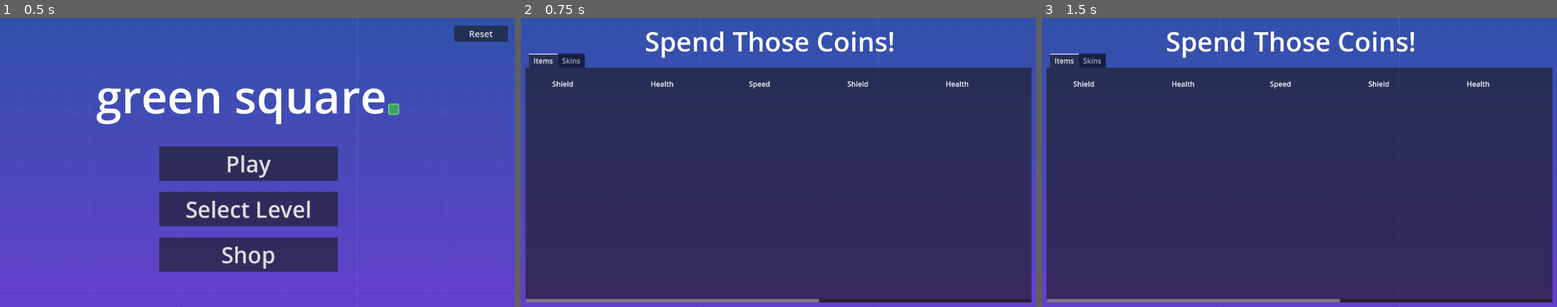
Above: before the commit, frames 1-3 (left to right).
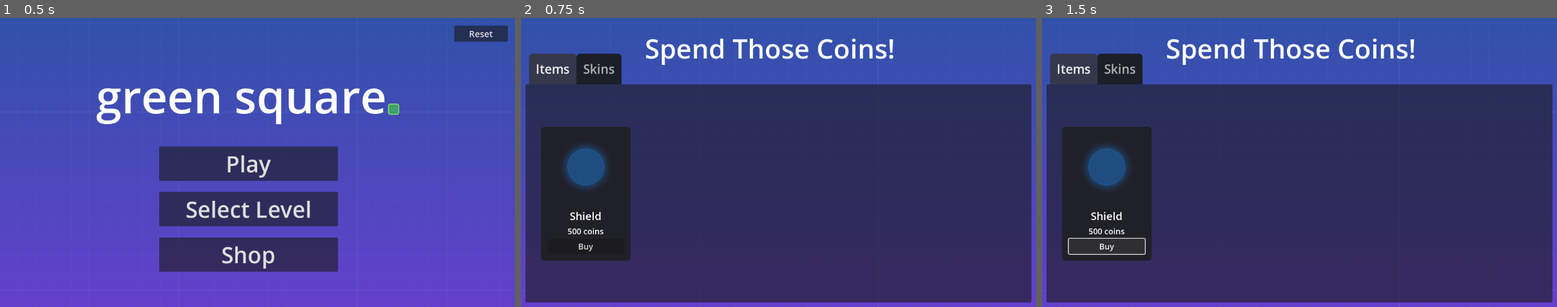
Above: after the commit, the same moments.

Repository: Aoshua/Geometric-2D-Platformer
Game: Godot game, scene res://src/ui/menus/main_menu.tscn
Two runs of this game, one before a commit and one after it. Both use one fixed random seed, a clock stepped at 60 frames per second and the inputs below. Sound files missing from this copy of the repository are replaced by a short silence.
Inputs (mouse positions are in pixels of both pictures, inside the frame that each line leads up to):
- Up to frame 1 (0.5 s): no input
- Up to frame 2 (0.75 s): click "Shop" at 0.5 s
- Up to frame 3 (1.5 s): click (1108, 246) at 1.25 s, where only the run after the commit has a clickable "Buy"

Frame 1 is identical in both runs. In frame 2, 17% of the frame differs, in the area x 0-100%, y 4-99%; in frame 3, 17%.

Commit message:
card looking good

Diff:
--- a/src/ui/menus/shop.tscn
+++ b/src/ui/menus/shop.tscn
@@ -1,10 +1,36 @@
-[gd_scene load_steps=4 format=3 uid="uid://edh5q37jsym4"]
+[gd_scene load_steps=8 format=3 uid="uid://edh5q37jsym4"]
 
 [ext_resource type="Script" path="res://src/ui/menus/shop.gd" id="1_0tgnb"]
 [ext_resource type="Texture2D" uid="uid://b7n1ifr3tdfcc" path="res://assets/background.png" id="2_pyi5n"]
+[ext_resource type="Texture2D" uid="uid://dbugxyfskhd5a" path="res://assets/force-field.png" id="3_6ovbw"]
 
 [sub_resource type="Theme" id="Theme_hek2r"]
 default_font_size = 102
+
+[sub_resource type="StyleBoxFlat" id="StyleBoxFlat_o8w5j"]
+content_margin_left = 15.0
+content_margin_top = 15.0
+content_margin_right = 15.0
+content_margin_bottom = 15.0
+bg_color = Color(0.2, 0.2, 0.2, 0.8)
+corner_radius_top_left = 8
+corner_radius_top_right = 8
+
+[sub_resource type="StyleBoxFlat" id="StyleBoxFlat_7yucl"]
+content_margin_left = 15.0
+content_margin_top = 15.0
+content_margin_right = 15.0
+content_margin_bottom = 15.0
+bg_color = Color(0.1, 0.1, 0.1, 0.9)
+corner_radius_top_left = 8
+corner_radius_top_right = 8
+
+[sub_resource type="StyleBoxFlat" id="StyleBoxFlat_card"]
+bg_color = Color(0.12, 0.12, 0.14, 0.9)
+corner_radius_top_left = 8
+corner_radius_top_right = 8
+corner_radius_bottom_right = 8
+corner_radius_bottom_left = 8
 
 [node name="Shop" type="CanvasLayer"]
 script = ExtResource("1_0tgnb")
@@ -22,8 +48,9 @@
 anchor_left = 0.5
 anchor_right = 0.5
 offset_left = -20.0
+offset_top = 16.0
 offset_right = 20.0
-offset_bottom = 40.0
+offset_bottom = 56.0
 grow_horizontal = 2
 
 [node name="ShopLabel" type="Label" parent="Header"]
@@ -54,6 +81,9 @@
 offset_bottom = -10.0
 grow_horizontal = 2
 grow_vertical = 2
+theme_override_font_sizes/font_size = 28
+theme_override_styles/tab_selected = SubResource("StyleBoxFlat_o8w5j")
+theme_override_styles/tab_unselected = SubResource("StyleBoxFlat_7yucl")
 
 [node name="Items" type="VBoxContainer" parent="TabContainer"]
 layout_mode = 2
@@ -65,120 +95,83 @@
 size_flags_horizontal = 3
 size_flags_vertical = 3
 follow_focus = true
-
-[node name="ItemsGrid" type="HBoxContainer" parent="TabContainer/Items/ScrollContainer"]
+horizontal_scroll_mode = 3
+scroll_deadzone = 10
+
+[node name="MarginContainer" type="MarginContainer" parent="TabContainer/Items/ScrollContainer"]
+layout_mode = 2
+size_flags_horizontal = 3
+size_flags_vertical = 3
+theme_override_constants/margin_left = 25
+theme_override_constants/margin_right = 25
+
+[node name="ItemsGrid" type="HBoxContainer" parent="TabContainer/Items/ScrollContainer/MarginContainer"]
 layout_mode = 2
 size_flags_horizontal = 3
 size_flags_vertical = 3
 theme_override_constants/separation = 20
 
-[node name="ItemCard1" type="Control" parent="TabContainer/Items/ScrollContainer/ItemsGrid"]
-custom_minimum_size = Vector2(200, 300)
-layout_mode = 2
-
-[node name="ItemName1" type="Label" parent="TabContainer/Items/ScrollContainer/ItemsGrid/ItemCard1"]
-layout_mode = 0
-offset_left = 60.0
-offset_top = 25.0
-offset_right = 108.0
-offset_bottom = 48.0
+[node name="ItemCard1" type="Control" parent="TabContainer/Items/ScrollContainer/MarginContainer/ItemsGrid"]
+custom_minimum_size = Vector2(220, 380)
+layout_mode = 2
+
+[node name="PanelContainer" type="PanelContainer" parent="TabContainer/Items/ScrollContainer/MarginContainer/ItemsGrid/ItemCard1"]
+layout_mode = 1
+anchors_preset = 8
+anchor_left = 0.5
+anchor_top = 0.5
+anchor_right = 0.5
+anchor_bottom = 0.5
+offset_left = -100.0
+offset_top = -150.0
+offset_right = 100.0
+offset_bottom = 150.0
+grow_horizontal = 2
+grow_vertical = 2
+theme_override_styles/panel = SubResource("StyleBoxFlat_card")
+
+[node name="MarginContainer" type="MarginContainer" parent="TabContainer/Items/ScrollContainer/MarginContainer/ItemsGrid/ItemCard1/PanelContainer"]
+layout_mode = 2
+theme_override_constants/margin_left = 15
+theme_override_constants/margin_top = 15
+theme_override_constants/margin_right = 15
+theme_override_constants/margin_bottom = 15
+
+[node name="VBoxContainer" type="VBoxContainer" parent="TabContainer/Items/ScrollContainer/MarginContainer/ItemsGrid/ItemCard1/PanelContainer/MarginContainer"]
+layout_mode = 2
+alignment = 1
+
+[node name="CenterContainer" type="CenterContainer" parent="TabContainer/Items/ScrollContainer/MarginContainer/ItemsGrid/ItemCard1/PanelContainer/MarginContainer/VBoxContainer"]
+layout_mode = 2
+size_flags_vertical = 3
+
+[node name="ItemSprite" type="TextureRect" parent="TabContainer/Items/ScrollContainer/MarginContainer/ItemsGrid/ItemCard1/PanelContainer/MarginContainer/VBoxContainer/CenterContainer"]
+custom_minimum_size = Vector2(140, 140)
+layout_mode = 2
+texture = ExtResource("3_6ovbw")
+expand_mode = 1
+stretch_mode = 5
+
+[node name="Spacer" type="Control" parent="TabContainer/Items/ScrollContainer/MarginContainer/ItemsGrid/ItemCard1/PanelContainer/MarginContainer/VBoxContainer"]
+custom_minimum_size = Vector2(0, 10)
+layout_mode = 2
+
+[node name="ItemName" type="Label" parent="TabContainer/Items/ScrollContainer/MarginContainer/ItemsGrid/ItemCard1/PanelContainer/MarginContainer/VBoxContainer"]
+layout_mode = 2
+theme_override_font_sizes/font_size = 24
 text = "Shield"
-
-[node name="ItemCard2" type="Control" parent="TabContainer/Items/ScrollContainer/ItemsGrid"]
-custom_minimum_size = Vector2(200, 300)
-layout_mode = 2
-
-[node name="ItemName2" type="Label" parent="TabContainer/Items/ScrollContainer/ItemsGrid/ItemCard2"]
-layout_mode = 0
-offset_left = 60.0
-offset_top = 25.0
-offset_right = 108.0
-offset_bottom = 48.0
-text = "Health"
-
-[node name="ItemCard3" type="Control" parent="TabContainer/Items/ScrollContainer/ItemsGrid"]
-custom_minimum_size = Vector2(200, 300)
-layout_mode = 2
-
-[node name="ItemName3" type="Label" parent="TabContainer/Items/ScrollContainer/ItemsGrid/ItemCard3"]
-layout_mode = 0
-offset_left = 60.0
-offset_top = 25.0
-offset_right = 108.0
-offset_bottom = 48.0
-text = "Speed"
-
-[node name="ItemCard4" type="Control" parent="TabContainer/Items/ScrollContainer/ItemsGrid"]
-custom_minimum_size = Vector2(200, 300)
-layout_mode = 2
-
-[node name="ItemName1" type="Label" parent="TabContainer/Items/ScrollContainer/ItemsGrid/ItemCard4"]
-layout_mode = 0
-offset_left = 60.0
-offset_top = 25.0
-offset_right = 108.0
-offset_bottom = 48.0
-text = "Shield"
-
-[node name="ItemCard5" type="Control" parent="TabContainer/Items/ScrollContainer/ItemsGrid"]
-custom_minimum_size = Vector2(200, 300)
-layout_mode = 2
-
-[node name="ItemName2" type="Label" parent="TabContainer/Items/ScrollContainer/ItemsGrid/ItemCard5"]
-layout_mode = 0
-offset_left = 60.0
-offset_top = 25.0
-offset_right = 108.0
-offset_bottom = 48.0
-text = "Health"
-
-[node name="ItemCard6" type="Control" parent="TabContainer/Items/ScrollContainer/ItemsGrid"]
-custom_minimum_size = Vector2(200, 300)
-layout_mode = 2
-
-[node name="ItemName3" type="Label" parent="TabContainer/Items/ScrollContainer/ItemsGrid/ItemCard6"]
-layout_mode = 0
-offset_left = 60.0
-offset_top = 25.0
-offset_right = 108.0
-offset_bottom = 48.0
-text = "Speed"
-
-[node name="ItemCard7" type="Control" parent="TabContainer/Items/ScrollContainer/ItemsGrid"]
-custom_minimum_size = Vector2(200, 300)
-layout_mode = 2
-
-[node name="ItemName1" type="Label" parent="TabContainer/Items/ScrollContainer/ItemsGrid/ItemCard7"]
-layout_mode = 0
-offset_left = 60.0
-offset_top = 25.0
-offset_right = 108.0
-offset_bottom = 48.0
-text = "Shield"
-
-[node name="ItemCard8" type="Control" parent="TabContainer/Items/ScrollContainer/ItemsGrid"]
-custom_minimum_size = Vector2(200, 300)
-layout_mode = 2
-
-[node name="ItemName2" type="Label" parent="TabContainer/Items/ScrollContainer/ItemsGrid/ItemCard8"]
-layout_mode = 0
-offset_left = 60.0
-offset_top = 25.0
-offset_right = 108.0
-offset_bottom = 48.0
-text = "Health"
-
-[node name="ItemCard9" type="Control" parent="TabContainer/Items/ScrollContainer/ItemsGrid"]
-custom_minimum_size = Vector2(200, 300)
-layout_mode = 2
-
-[node name="ItemName3" type="Label" parent="TabContainer/Items/ScrollContainer/ItemsGrid/ItemCard9"]
-layout_mode = 0
-offset_left = 60.0
-offset_top = 25.0
-offset_right = 108.0
-offset_bottom = 48.0
-text = "Speed"
+horizontal_alignment = 1
+
+[node name="ItemPrice" type="Label" parent="TabContainer/Items/ScrollContainer/MarginContainer/ItemsGrid/ItemCard1/PanelContainer/MarginContainer/VBoxContainer"]
+layout_mode = 2
+theme_override_font_sizes/font_size = 18
+text = "500 coins"
+horizontal_alignment = 1
+
+[node name="BuyButton" type="Button" parent="TabContainer/Items/ScrollContainer/MarginContainer/ItemsGrid/ItemCard1/PanelContainer/MarginContainer/VBoxContainer"]
+layout_mode = 2
+theme_override_font_sizes/font_size = 18
+text = "Buy"
 
 [node name="Skins" type="VBoxContainer" parent="TabContainer"]
 visible = false
@@ -191,6 +184,8 @@
 size_flags_horizontal = 3
 size_flags_vertical = 3
 follow_focus = true
+horizontal_scroll_mode = 3
+scroll_deadzone = 10
 
 [node name="SkinsGrid" type="HBoxContainer" parent="TabContainer/Skins/ScrollContainer"]
 layout_mode = 2
Not shown, changed: .gitignore
